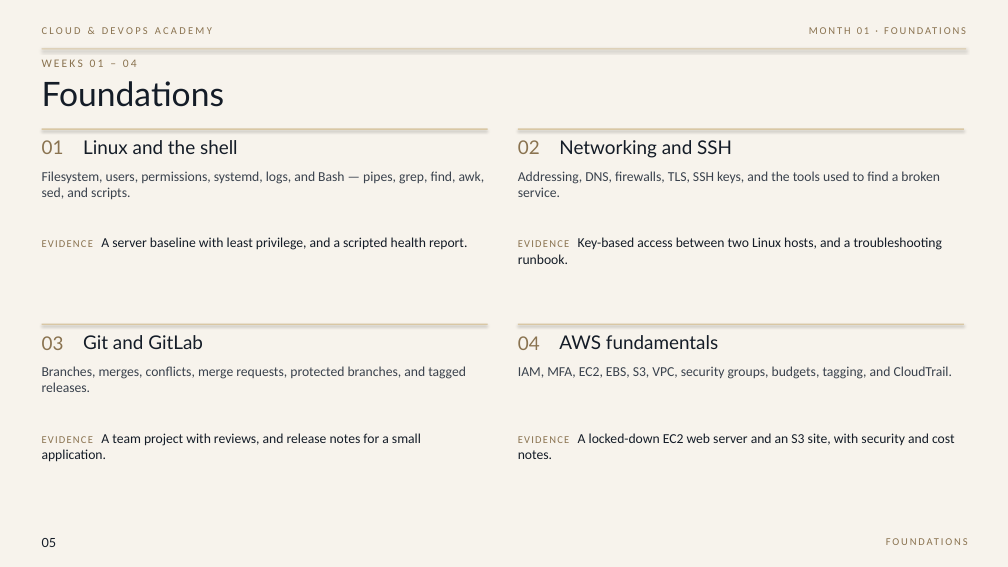
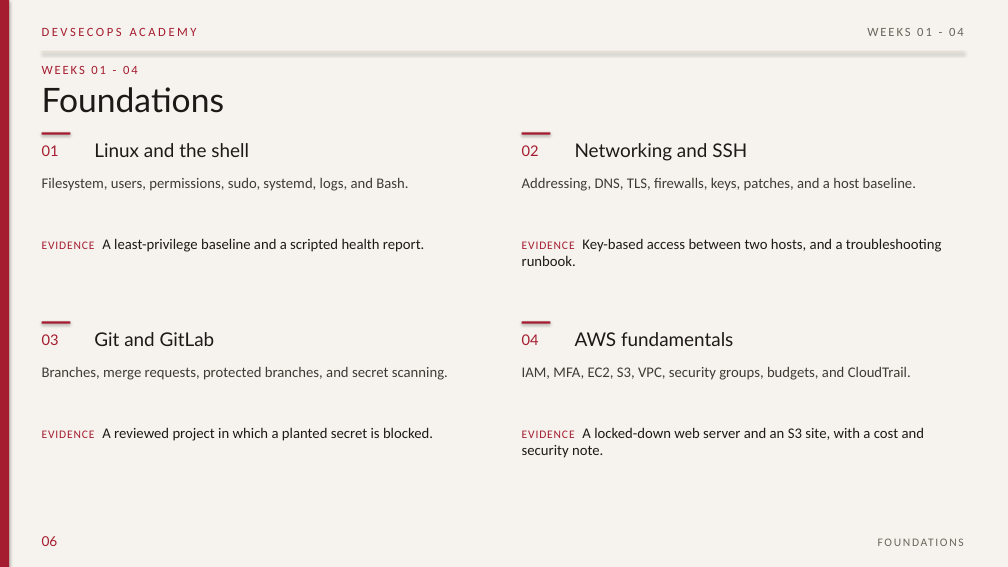
Before and after one commit to realsolomonone/cloud-devops-academy-syllabus-nov-2026, a slide deck: slide 6 of Cloud_DevOps_Academy_Engineering_Programme.pptx (slide 5 before the commit). Drawn at 1008x567 pixels with LibreOffice and Linux fonts; fonts in the diff are those of the drawing. Boxes give left, top, right and bottom in pixels: in the first picture for what was removed or moved away, otherwise in the second. Text is boxed around its words. In the diff, an @@ line names an element or a change of style, - is before the commit and + after.

```diff
--- a/Cloud_DevOps_Academy_Engineering_Programme.pptx
+++ b/Cloud_DevOps_Academy_Engineering_Programme.pptx
@@ background #F7F3EC to #F6F3EE @@
@@ rectangle added at (0, 0, 9, 567), fill #A51C30 @@
@@ text at (42, 28, 197, 36): text changed; size 10 to 12 pt; text colour #8A7350 to #A51C30 @@
-CLOUD & DEVOPS ACADEMY
+DEVSECOPS ACADEMY
@@ text at (867, 28, 964, 36): text changed; size 10 to 12 pt; text colour #8A7350 to #6B645B @@
-MONTH 01 · FOUNDATIONS
+WEEKS 01 - 04
@@ rectangle at (42, 51, 964, 52): fill #D9C7A4 to #E3DBD0 @@
@@ text at (42, 66, 138, 74): text changed; size 11 to 12 pt; text colour #8A7350 to #A51C30 @@
-WEEKS 01 – 04
+WEEKS 01 - 04
@@ rectangle removed at (42, 129, 488, 130) @@
@@ rectangle added at (42, 132, 70, 135), fill #A51C30 @@
@@ text "Linux and the shell": place and size @@
-text "Linux and the shell" at (83, 140, 238, 154)
+text "Linux and the shell" at (94, 143, 249, 157)
@@ rectangle removed at (518, 129, 964, 130) @@
@@ size 18 to 14 pt, text colour #8A7350 to #A51C30 in 4 elements at (42, 334, 59, 345), (42, 145, 59, 156), (522, 334, 539, 345), (522, 145, 539, 156) @@
@@ rectangle added at (522, 132, 551, 135), fill #A51C30 @@
@@ text "Networking and SSH": place and size @@
-text "Networking and SSH" at (559, 140, 732, 158)
+text "Networking and SSH" at (575, 143, 747, 161)
@@ text at (42, 178, 408, 191): text changed; size 13 to 14 pt; text colour #3A424D to #3F3A34 @@
-Filesystem, users, permissions, systemd, logs, and Bash — pipes, grep, find, awk, sed, and scripts.
+Filesystem, users, permissions, sudo, systemd, logs, and Bash.
@@ text at (522, 177, 916, 191): text changed; size 13 to 14 pt; text colour #3A424D to #3F3A34 @@
-Addressing, DNS, firewalls, TLS, SSH keys, and the tools used to find a broken service.
+Addressing, DNS, TLS, firewalls, keys, patches, and a host baseline.
@@ text at (42, 238, 425, 252): text changed; size 13 to 14 pt; text colour #141C27 to #1C1917 @@
-EVIDENCE A server baseline with least privilege, and a scripted health report.
+EVIDENCE A least-privilege baseline and a scripted health report.
@@ text at (522, 238, 942, 266): text changed; size 13 to 14 pt; text colour #141C27 to #1C1917 @@
-EVIDENCE Key-based access between two Linux hosts, and a troubleshooting runbook.
+EVIDENCE Key-based access between two hosts, and a troubleshooting runbook.
@@ rectangle removed at (42, 324, 488, 325) @@
@@ rectangle added at (42, 321, 70, 324), fill #A51C30 @@
@@ text "Git and GitLab": place and size @@
-text "Git and GitLab" at (83, 335, 203, 349)
+text "Git and GitLab" at (94, 332, 215, 346)
@@ rectangle removed at (518, 324, 964, 325) @@
@@ rectangle added at (522, 321, 551, 324), fill #A51C30 @@
@@ text colour #141C27 to #1C1917 in 5 elements at (42, 87, 225, 113), (94, 143, 249, 157), (94, 332, 215, 346), (575, 143, 747, 161), (575, 332, 733, 346) @@
@@ text "AWS fundamentals": place and size @@
-text "AWS fundamentals" at (559, 335, 718, 349)
+text "AWS fundamentals" at (575, 332, 733, 346)
@@ text at (42, 366, 448, 380): text changed; size 13 to 14 pt; text colour #3A424D to #3F3A34 @@
-Branches, merges, conflicts, merge requests, protected branches, and tagged releases.
+Branches, merge requests, protected branches, and secret scanning.
@@ text at (522, 366, 911, 380): text changed; size 13 to 14 pt; text colour #3A424D to #3F3A34 @@
-IAM, MFA, EC2, EBS, S3, VPC, security groups, budgets, tagging, and CloudTrail.
+IAM, MFA, EC2, S3, VPC, security groups, budgets, and CloudTrail.
@@ text at (42, 427, 433, 441): text changed; size 13 to 14 pt; text colour #141C27 to #1C1917 @@
-EVIDENCE A team project with reviews, and release notes for a small application.
+EVIDENCE A reviewed project in which a planted secret is blocked.
@@ text at (522, 427, 924, 458): text changed; size 13 to 14 pt; text colour #141C27 to #1C1917 @@
-EVIDENCE A locked-down EC2 web server and an S3 site, with security and cost notes.
+EVIDENCE A locked-down web server and an S3 site, with a cost and security note.
@@ text removed at (42, 538, 57, 547) @@
-05
@@ text added at (42, 536, 58, 546), 13 pt, text #A51C30 @@
+06
@@ text "FOUNDATIONS": place and size @@
-text "FOUNDATIONS" at (560, 535, 968, 557)
+text "FOUNDATIONS" at (492, 535, 964, 555)
@@ text "FOUNDATIONS" at (492, 535, 964, 555): size 10 to 11 pt, text colour #8A7350 to #6B645B, letter spacing 1.8 to 1.6 pt @@
```
Also in this commit, not shown: 7 other slides changed, 4 slides added, 4 slides removed, 7 other files.
